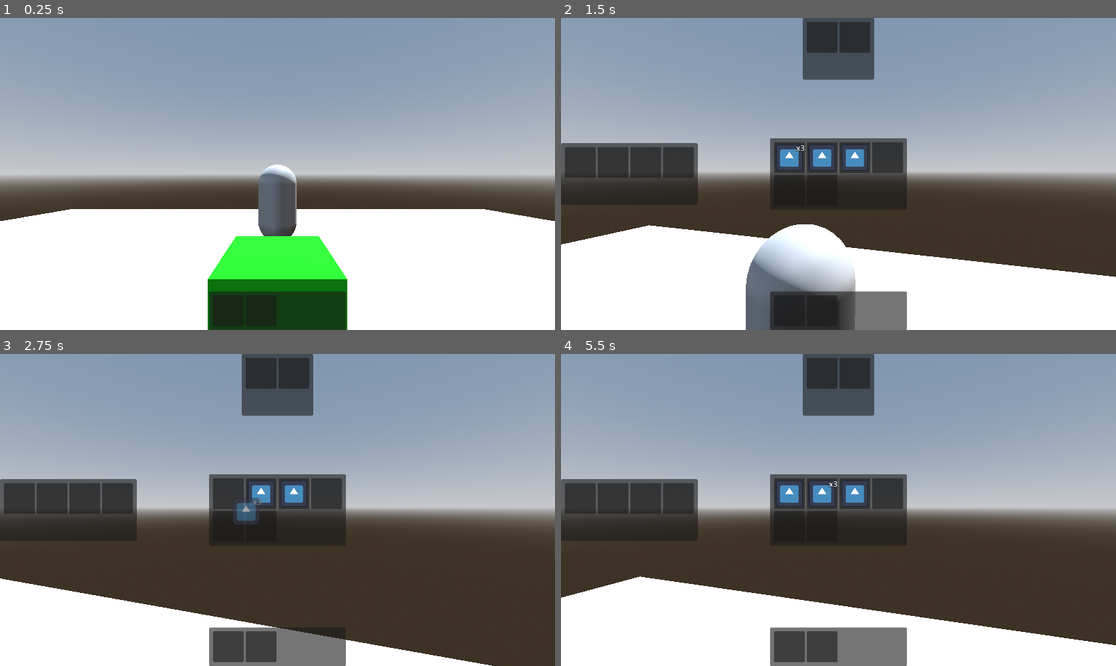
Above: before the commit, frames 1-4 (two rows, left to right).
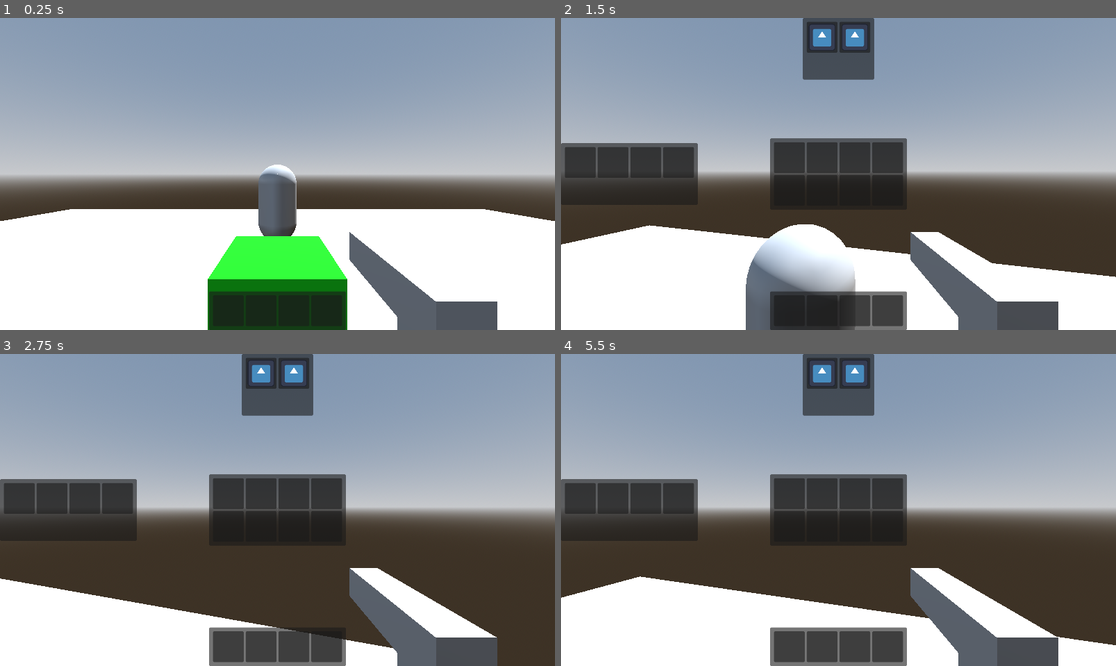
Above: after the commit, the same moments.

Repository: jevonsp/boomer-shooter
Game: Godot game, scene res://main/main.tscn
The game is run twice, just before and just after one commit, with the same random seed, the same clock (stepped at 60 frames per second) and the same inputs. The engine's default icon, where the game draws it, is replaced by a stand-in: a white triangle on a blue panel in a dark square.
Inputs (mouse positions are in pixels of both pictures, inside the frame that each line leads up to):
- Up to frame 1 (0.25 s): no input
- Up to frame 2 (1.5 s): tap Enter at 0.5 s; move the mouse to (866, 174) at 0.52 s; hold W from 0.53 s (still down); tap E at 0.6 s; click (866, 174) at 0.67 s; tap Space at 0.77 s; move the mouse to (810, 174) at 1.27 s; tap Tab at 1.35 s
- Up to frame 3 (2.75 s): tap Space at 1.52 s; move the mouse to (227, 494) at 2.02 s; release W at 2.03 s; hold D from 2.03 s (still down); tap Shift at 2.1 s; click (227, 494) at 2.17 s
- Up to frame 4 (5.5 s): release D at 2.78 s; hold W 2.78-3.53 s; tap Ctrl at 2.85 s; click (788, 494) at 2.92 s; tap Space at 3.02, 3.5, 3.77, 4.52, 5 s; move the mouse to (821, 494) at 3.52 s; hold A 3.53-5.03 s; tap 1 at 3.6 s; click (821, 494) at 3.67 s; tap Enter at 4.25 s; move the mouse to (788, 494) at 4.27 s; tap 2 at 4.35 s; click (788, 494) at 4.42 s; move the mouse to (821, 494) at 5.02 s; hold S from 5.03 s (still down); tap 3 at 5.1 s; click (821, 494) at 5.17 s

The runs differ from the first frame. In frame 1, 3.0% of the frame differs, in the area x 62-90%, y 68-100%; in frame 2, 6.4%; in frame 3, 7.5%; in frame 4, 7.5%, in the area x 15-92%, y 2-100%.
Error before the commit: Invalid access of index '6' on a base object of type: 'Array[SlotData]'. (res://inventory/InventoryData.gd:46)

Commit message:
Weapon Pickup Auto Equip + Smooth Switching

Diff:
--- a/inventory/InventoryData.gd
+++ b/inventory/InventoryData.gd
@@ -29,6 +29,29 @@
 	return return_slot_data
 
 func pick_up_slot_data(slot_data: SlotData) -> bool:
+	var player = PlayerManager.player
+	var item_data = slot_data.item_data
+	if item_data is ItemDataWeapon:
+		var weapon_inventory_data: InventoryDataWeapon = player.weapon_inventory_data
+		for index in weapon_inventory_data.slot_datas.size():
+			if not weapon_inventory_data.slot_datas[index]:
+				weapon_inventory_data.slot_datas[index] = slot_data
+				print(weapon_inventory_data.slot_datas[index].item_data.name)
+				player.add_to_held(slot_data.item_data)
+				player.add_to_equipped(slot_data.item_data, index)
+				player.update_weapons()
+				weapon_inventory_data.inventory_updated.emit(weapon_inventory_data)
+				inventory_updated.emit(self)
+				return true
+	#TODO: Equipment Types and checking type vs eachother to put in right slot
+	if item_data is ItemDataEquipment:
+		var equip_inventory_data: InventoryDataEquip = player.equip_inventory_data
+		for index in equip_inventory_data.slot_datas.size():
+			if not equip_inventory_data.slot_datas[index]:
+				equip_inventory_data.slot_datas[index] = slot_data
+				inventory_updated.emit(self)
+				return true
+
 	for index in slot_datas.size():
 		if slot_datas[index] and slot_datas[index].can_fully_merge_with(slot_data):
 			slot_datas[index].fully_merge_with(slot_data)
--- a/inventory/TestInv.tres
+++ b/inventory/TestInv.tres
@@ -1,28 +1,9 @@
-[gd_resource type="Resource" script_class="InventoryData" load_steps=9 format=3 uid="uid://rehdkfow4rw2"]
+[gd_resource type="Resource" script_class="InventoryData" load_steps=3 format=3 uid="uid://rehdkfow4rw2"]
 
 [ext_resource type="Script" uid="uid://c016vp1fy7qnm" path="res://inventory/InventoryData.gd" id="1_2e78x"]
 [ext_resource type="Script" uid="uid://ucu2pnv7c5go" path="res://inventory/slot/SlotData.gd" id="2_ktglu"]
-[ext_resource type="Resource" uid="uid://cy5jffdyvu370" path="res://inventory/item/items/TestConsumable.tres" id="3_ktglu"]
-[ext_resource type="Resource" uid="uid://dgoqcaec25b8u" path="res://inventory/item/items/TestEquip.tres" id="4_07wpc"]
-[ext_resource type="Resource" uid="uid://ceflps17hl33x" path="res://inventory/item/items/TestWeapon.tres" id="5_bdno3"]
-
-[sub_resource type="Resource" id="Resource_07wpc"]
-script = ExtResource("2_ktglu")
-item_data = ExtResource("3_ktglu")
-quantity = 3
-metadata/_custom_type_script = "uid://ucu2pnv7c5go"
-
-[sub_resource type="Resource" id="Resource_bdno3"]
-script = ExtResource("2_ktglu")
-item_data = ExtResource("4_07wpc")
-metadata/_custom_type_script = "uid://ucu2pnv7c5go"
-
-[sub_resource type="Resource" id="Resource_bbr7l"]
-script = ExtResource("2_ktglu")
-item_data = ExtResource("5_bdno3")
-metadata/_custom_type_script = "uid://ucu2pnv7c5go"
 
 [resource]
 script = ExtResource("1_2e78x")
-slot_datas = Array[ExtResource("2_ktglu")]([SubResource("Resource_07wpc"), SubResource("Resource_bdno3"), SubResource("Resource_bbr7l"), null, null, null])
+slot_datas = Array[ExtResource("2_ktglu")]([null, null, null, null, null, null, null, null])
 metadata/_custom_type_script = "uid://c016vp1fy7qnm"
--- a/inventory/item/items/TestItem1.tres
+++ b/inventory/item/items/TestItem1.tres
@@ -5,7 +5,6 @@
 
 [resource]
 script = ExtResource("1_lknpb")
-name = "Test Item 1"
 description = "This Item Can Stack"
 texture = ExtResource("2_7u6v8")
 can_stack = true
--- /dev/null
+++ b/inventory/item/items/TestPistol.tres
@@ -0,0 +1,12 @@
+[gd_resource type="Resource" script_class="ItemDataWeapon" load_steps=4 format=3 uid="uid://ceflps17hl33x"]
+
+[ext_resource type="PackedScene" uid="uid://cbv0pkccbifvn" path="res://weapons/pistol/pistol.tscn" id="1_gr6do"]
+[ext_resource type="Script" uid="uid://dvq4sgea0xmxv" path="res://inventory/item/ItemDataWeapon.gd" id="2_ogajv"]
+[ext_resource type="Texture2D" uid="uid://bdrkc6m8wike2" path="res://icon.svg" id="3_au8mw"]
+
+[resource]
+script = ExtResource("2_ogajv")
+MODEL = ExtResource("1_gr6do")
+name = "Test Pistol"
+texture = ExtResource("3_au8mw")
+metadata/_custom_type_script = "uid://dvq4sgea0xmxv"
--- /dev/null
+++ b/inventory/item/items/TestRifle.tres
@@ -0,0 +1,12 @@
+[gd_resource type="Resource" script_class="ItemDataWeapon" load_steps=4 format=3 uid="uid://cyfgxpj4jsv48"]
+
+[ext_resource type="PackedScene" uid="uid://dm4slco3xmef4" path="res://weapons/rifle/rifle.tscn" id="1_2xavy"]
+[ext_resource type="Script" uid="uid://dvq4sgea0xmxv" path="res://inventory/item/ItemDataWeapon.gd" id="2_sne4j"]
+[ext_resource type="Texture2D" uid="uid://bdrkc6m8wike2" path="res://icon.svg" id="3_3s2qm"]
+
+[resource]
+script = ExtResource("2_sne4j")
+MODEL = ExtResource("1_2xavy")
+name = "Test Rifle"
+texture = ExtResource("3_3s2qm")
+metadata/_custom_type_script = "uid://dvq4sgea0xmxv"
--- a/inventory/item/items/TestWeapon.tres
+++ /dev/null
@@ -1,12 +0,0 @@
-[gd_resource type="Resource" script_class="ItemDataWeapon" load_steps=4 format=3 uid="uid://ceflps17hl33x"]
-
-[ext_resource type="PackedScene" uid="uid://cbv0pkccbifvn" path="res://weapons/weapon.tscn" id="1_l6x7t"]
-[ext_resource type="Script" uid="uid://dvq4sgea0xmxv" path="res://inventory/item/ItemDataWeapon.gd" id="2_b7lo3"]
-[ext_resource type="Texture2D" uid="uid://bdrkc6m8wike2" path="res://icon.svg" id="2_d8awp"]
-
-[resource]
-script = ExtResource("2_b7lo3")
-MODEL = ExtResource("1_l6x7t")
-name = "Test Weapon"
-texture = ExtResource("2_d8awp")
-metadata/_custom_type_script = "uid://dvq4sgea0xmxv"
--- a/inventory/item/pickups/pickup.gd
+++ b/inventory/item/pickups/pickup.gd
@@ -8,7 +8,6 @@
 func _physics_process(delta: float) -> void:
 	sprite_3d.rotate_y(delta)
 
-
 func _on_area_3d_body_entered(body: Node3D) -> void:
 	if body == PlayerManager.player:
 		if body.inventory_data.pick_up_slot_data(slot_data):
--- a/inventory/item/pickups/pickup.tscn
+++ b/inventory/item/pickups/pickup.tscn
@@ -1,14 +1,7 @@
-[gd_scene load_steps=7 format=3 uid="uid://creqratlq8k0q"]
+[gd_scene load_steps=4 format=3 uid="uid://creqratlq8k0q"]
 
 [ext_resource type="Script" uid="uid://yhryri0uoxc4" path="res://inventory/item/pickups/pickup.gd" id="1_jjdqf"]
 [ext_resource type="Texture2D" uid="uid://bdrkc6m8wike2" path="res://icon.svg" id="1_madl2"]
-[ext_resource type="Resource" uid="uid://n2rynfm62lwe" path="res://inventory/item/items/TestItem1.tres" id="2_xoqul"]
-[ext_resource type="Script" uid="uid://ucu2pnv7c5go" path="res://inventory/slot/SlotData.gd" id="3_vsp1w"]
-
-[sub_resource type="Resource" id="Resource_42hap"]
-script = ExtResource("3_vsp1w")
-item_data = ExtResource("2_xoqul")
-metadata/_custom_type_script = "uid://ucu2pnv7c5go"
 
 [sub_resource type="SphereShape3D" id="SphereShape3D_2xhtb"]
 radius = 0.8143373
@@ -17,7 +10,6 @@
 collision_layer = 0
 lock_rotation = true
 script = ExtResource("1_jjdqf")
-slot_data = SubResource("Resource_42hap")
 
 [node name="Sprite3D" type="Sprite3D" parent="."]
 texture = ExtResource("1_madl2")
--- a/main/main.gd
+++ b/main/main.gd
@@ -10,6 +10,7 @@
 	connect_signals()
 	prepare_inventories()
 	create_weapons()
+
 
 func connect_signals():
 	player.toggle_inventory.connect(_on_inventory_toggled)
--- a/main/main.tscn
+++ b/main/main.tscn
@@ -9,6 +9,9 @@
 [ext_resource type="PackedScene" uid="uid://brixpcl3w4lh8" path="res://inventory/interfaces/hotbar_inventory.tscn" id="5_0i4oc"]
 [ext_resource type="PackedScene" uid="uid://cwboq6egcbhqv" path="res://objects/interactables/chest.tscn" id="8_67ri8"]
 [ext_resource type="PackedScene" uid="uid://creqratlq8k0q" path="res://inventory/item/pickups/pickup.tscn" id="9_grrlh"]
+[ext_resource type="Script" uid="uid://ucu2pnv7c5go" path="res://inventory/slot/SlotData.gd" id="10_0i4oc"]
+[ext_resource type="Resource" uid="uid://cyfgxpj4jsv48" path="res://inventory/item/items/TestRifle.tres" id="10_fwcvl"]
+[ext_resource type="Resource" uid="uid://ceflps17hl33x" path="res://inventory/item/items/TestPistol.tres" id="12_na0o7"]
 
 [sub_resource type="ProceduralSkyMaterial" id="ProceduralSkyMaterial_xwkvk"]
 
@@ -25,6 +28,16 @@
 
 [sub_resource type="BoxShape3D" id="BoxShape3D_53q0u"]
 size = Vector3(20, 0.1, 20)
+
+[sub_resource type="Resource" id="Resource_bsumw"]
+script = ExtResource("10_0i4oc")
+item_data = ExtResource("10_fwcvl")
+metadata/_custom_type_script = "uid://ucu2pnv7c5go"
+
+[sub_resource type="Resource" id="Resource_73k8k"]
+script = ExtResource("10_0i4oc")
+item_data = ExtResource("12_na0o7")
+metadata/_custom_type_script = "uid://ucu2pnv7c5go"
 
 [node name="Main" type="Node"]
 script = ExtResource("1_xwkvk")
@@ -131,4 +144,9 @@
 transform = Transform3D(1, 0, 0, 0, 1, 0, 0, 0, 1, 0, 0, -2)
 
 [node name="Pickup" parent="." instance=ExtResource("9_grrlh")]
-transform = Transform3D(1, 0, 0, 0, 1, 0, 0, 0, 1, 4, 2, 0)
+transform = Transform3D(1, 0, 0, 0, 1, 0, 0, 0, 1, -0.51416826, 1.4375262, 0.09114444)
+slot_data = SubResource("Resource_bsumw")
+
+[node name="Pickup2" parent="." instance=ExtResource("9_grrlh")]
+transform = Transform3D(1, 0, 0, 0, 1, 0, 0, 0, 1, -0.07185149, 1.4375262, 0.3877678)
+slot_data = SubResource("Resource_73k8k")
--- a/player/player.tscn
+++ b/player/player.tscn
@@ -43,7 +43,7 @@
 collision_mask = 4
 
 [node name="Marker3D" type="Marker3D" parent="Camera3D"]
-transform = Transform3D(1, 0, 0, 0, 1, 0, 0, 0, 1, 0.37581486, -0.48882866, -1.0564556)
+transform = Transform3D(1, 0, 0, 0, 1, 0, 0, 0, 1, 0.7714722, -0.6457161, -1.0564556)
 
 [node name="ColorRect" type="ColorRect" parent="."]
 anchors_preset = 8
--- a/weapons/weapon.gd
+++ b/weapons/Weapon.gd
@@ -1,13 +1,14 @@
 extends Node3D
 class_name Weapon
 @export var BULLET: PackedScene
+@export var damage: int = 1
 @export var is_automatic: bool = false
 @export var shot_time: float = .3
+@export var bullet_size: float = 0.1
 var is_enabled: bool = true
 var timer: float = 0.0
 var was_firing: bool = false
 @onready var point: Node3D = $Point
-
 func _process(delta: float) -> void:
 	var is_firing = is_automatic and \
 		Input.mouse_mode == Input.MOUSE_MODE_CAPTURED and \
--- a/weapons/bullet.gd
+++ b/weapons/bullet.gd
@@ -2,6 +2,12 @@
 const SPEED = 50
 var direction: Vector3
 var timer: float = 0.0
+var size: float = .1:
+	set(value):
+		mesh_instance_3d.radius = value
+		mesh_instance_3d.height = value * 2
+var damage: int = 1
+@onready var mesh_instance_3d: MeshInstance3D = $MeshInstance3D
 func _process(delta: float) -> void:
 	timer += delta
 	position += transform.basis * Vector3(-SPEED, 0, 0) * delta
--- /dev/null
+++ b/weapons/pistol/pistol.tscn
@@ -0,0 +1,30 @@
+[gd_scene load_steps=5 format=3 uid="uid://cbv0pkccbifvn"]
+
+[ext_resource type="Script" uid="uid://mcpsfv08kp4v" path="res://weapons/Weapon.gd" id="1_nosnq"]
+[ext_resource type="PackedScene" uid="uid://cab1qqgabohmx" path="res://weapons/bullet.tscn" id="2_og3ej"]
+
+[sub_resource type="BoxMesh" id="BoxMesh_nosnq"]
+size = Vector3(1, 0.25, 0.25)
+
+[sub_resource type="BoxMesh" id="BoxMesh_tsf64"]
+size = Vector3(0.25, 0.4, 0.25)
+
+[node name="Pistol" type="Node3D"]
+script = ExtResource("1_nosnq")
+BULLET = ExtResource("2_og3ej")
+damage = 3
+bullet_size = 0.05
+
+[node name="Model" type="Node3D" parent="."]
+
+[node name="Gun" type="MeshInstance3D" parent="Model"]
+transform = Transform3D(-4.371139e-08, 0, -1, 0, 1, 0, 1, 0, -4.371139e-08, 0, 0, -0.2718191)
+mesh = SubResource("BoxMesh_nosnq")
+skeleton = NodePath("../..")
+
+[node name="MeshInstance3D" type="MeshInstance3D" parent="Model/Gun"]
+transform = Transform3D(1, 0, 0, 0, 1, 0, 0, 0, 1, 0.3572808, -0.215442, 1.606523e-08)
+mesh = SubResource("BoxMesh_tsf64")
+
+[node name="Point" type="Node3D" parent="."]
+transform = Transform3D(-4.371139e-08, 0, -1, 0, 1, 0, 1, 0, -4.371139e-08, -0.27508366, 0.27978474, -0.5484638)
--- /dev/null
+++ b/weapons/rifle/rifle.tscn
@@ -0,0 +1,36 @@
+[gd_scene load_steps=6 format=3 uid="uid://dm4slco3xmef4"]
+
+[ext_resource type="Script" uid="uid://mcpsfv08kp4v" path="res://weapons/Weapon.gd" id="1_mvahf"]
+[ext_resource type="PackedScene" uid="uid://cab1qqgabohmx" path="res://weapons/bullet.tscn" id="2_6gc7l"]
+
+[sub_resource type="BoxMesh" id="BoxMesh_es75o"]
+size = Vector3(1.5, 0.25, 0.25)
+
+[sub_resource type="BoxMesh" id="BoxMesh_tsf64"]
+size = Vector3(0.25, 0.4, 0.25)
+
+[sub_resource type="BoxMesh" id="BoxMesh_mvahf"]
+size = Vector3(0.25, 0.25, 0.25)
+
+[node name="Rifle" type="Node3D"]
+script = ExtResource("1_mvahf")
+BULLET = ExtResource("2_6gc7l")
+is_automatic = true
+
+[node name="Model" type="Node3D" parent="."]
+
+[node name="Gun" type="MeshInstance3D" parent="Model"]
+transform = Transform3D(-4.371139e-08, 0, -1, 0, 1, 0, 1, 0, -4.371139e-08, -0.016444921, 0.19019601, -0.22943738)
+mesh = SubResource("BoxMesh_es75o")
+skeleton = NodePath("../..")
+
+[node name="MeshInstance3D" type="MeshInstance3D" parent="Model/Gun"]
+transform = Transform3D(1, 0, 0, 0, 1, 0, 0, 0, 1, 0.36240518, -0.215442, 1.5841234e-08)
+mesh = SubResource("BoxMesh_tsf64")
+
+[node name="MeshInstance3D2" type="MeshInstance3D" parent="Model/Gun"]
+transform = Transform3D(1, 0, 0, 0, 1, 0, 0, 0, 1, -0.30491516, -0.21577233, 1.8626451e-08)
+mesh = SubResource("BoxMesh_mvahf")
+
+[node name="Point" type="Node3D" parent="."]
+transform = Transform3D(-4.371139e-08, 0, -1, 0, 1, 0, 1, 0, -4.371139e-08, -0.27508366, 0.27978474, -0.5484638)
--- a/weapons/weapon.tscn
+++ /dev/null
@@ -1,29 +0,0 @@
-[gd_scene load_steps=5 format=3 uid="uid://cbv0pkccbifvn"]
-
-[ext_resource type="Script" uid="uid://mcpsfv08kp4v" path="res://weapons/weapon.gd" id="1_rma5x"]
-[ext_resource type="PackedScene" uid="uid://cab1qqgabohmx" path="res://weapons/bullet.tscn" id="2_pxh0k"]
-
-[sub_resource type="BoxMesh" id="BoxMesh_es75o"]
-size = Vector3(1, 0.25, 0.25)
-
-[sub_resource type="BoxMesh" id="BoxMesh_tsf64"]
-size = Vector3(0.25, 0.4, 0.25)
-
-[node name="Weapon" type="Node3D"]
-script = ExtResource("1_rma5x")
-BULLET = ExtResource("2_pxh0k")
-is_automatic = true
-
-[node name="Model" type="Node3D" parent="."]
-
-[node name="Gun" type="MeshInstance3D" parent="Model"]
-transform = Transform3D(-4.371139e-08, 0, -1, 0, 1, 0, 1, 0, -4.371139e-08, 0, 0, 0)
-mesh = SubResource("BoxMesh_es75o")
-skeleton = NodePath("../..")
-
-[node name="MeshInstance3D" type="MeshInstance3D" parent="Model/Gun"]
-transform = Transform3D(1, 0, 0, 0, 1, 0, 0, 0, 1, 0.36240518, -0.215442, 1.5841234e-08)
-mesh = SubResource("BoxMesh_tsf64")
-
-[node name="Point" type="Node3D" parent="."]
-transform = Transform3D(-4.371139e-08, 0, -1, 0, 1, 0, 1, 0, -4.371139e-08, -0.27508366, 0.27978474, -0.5484638)
Not shown: 1 places in main/main.tscn that only renumber resources
Renamed: weapons/weapon.gd.uid -> weapons/Weapon.gd.uid
